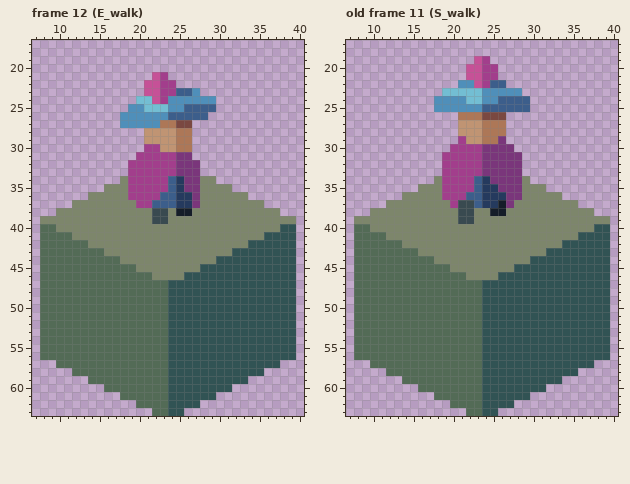
One commit to this pixel-art file: game-off-2025-waves/scenes/player/player_anim.aseprite. Above, as it was before the edit.
48x64 pixels, 18 frames. Shown: frame 12 (E_walk): x 7..40, y 17..63; old frame 11 (S_walk): x 7..40, y 17..63. The commit also changed other frames, which this record leaves out.
Once edited:
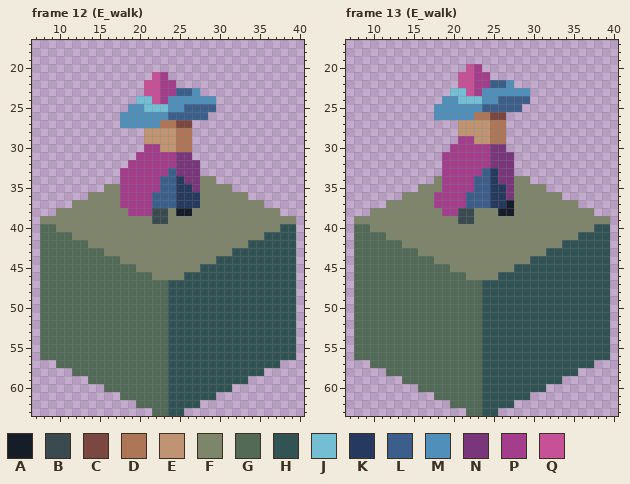
Palette (. is transparent): A #151d28  B #394a50  C #7a4841  D #ad7757  E #c09473  F #7d866b  G #536b56  H #315354  J #73bed3  K #253a5e  L #3c5e8b  M #4f8fba  N #7a367b  P #a23e8c  Q #c65197
A new or re-ordered frame is compared with the old frame closest to it.
Difference:
{"change": "frames 18 -> 23"}
{"where": "frame 12 (E_walk), layer \"body\""}
{"frame":12,"y":33,"x":18,"old":".","new":"P"}
{"frame":12,"y":33,"x":24,"old":"P","new":"L"}
{"frame":12,"y":34,"x":18,"old":"F","new":"P"}
{"frame":12,"y":34,"x":23,"old":"P","new":"L"}
{"frame":12,"y":35,"x":18,"old":"F","new":"P"}
{"frame":12,"y":35,"x":23,"old":"P","new":"L"}
{"frame":12,"y":35,"x":26,"old":"N","new":"K"}
{"frame":12,"y":36,"x":18,"old":"F","new":"P"}
{"frame":12,"y":36,"x":22,"old":"P","new":"L"}
{"frame":12,"y":36,"x":27,"old":"N","new":"K"}
{"frame":12,"y":37,"x":18,"old":"FF","new":"PP"}
{"frame":12,"y":37,"x":27,"old":"N","new":"K"}
{"frame":12,"y":38,"x":19,"old":"FFF","new":"PPP"}
{"where": "frame 13 (E_walk) is new; against old frame 11 (S_walk), layer \"body\""}
{"frame":13,"y":19,"x":23,"old":"QP","new":".."}
{"frame":13,"y":20,"x":23,"old":"QPP","new":"P.."}
{"frame":13,"y":21,"x":21,"old":".","new":"Q"}
{"frame":13,"y":21,"x":23,"old":"Q","new":"P"}
{"frame":13,"y":21,"x":25,"old":"P","new":"."}
{"frame":13,"y":22,"x":21,"old":"MMQ","new":"QQP"}
{"frame":13,"y":22,"x":27,"old":".","new":"M"}
{"frame":13,"y":23,"x":19,"old":"J","new":"."}
{"frame":13,"y":23,"x":22,"old":"JJ","new":"QP"}
{"frame":13,"y":23,"x":29,"old":".","new":"M"}
{"frame":13,"y":24,"x":18,"old":"M","new":"."}
{"frame":13,"y":24,"x":21,"old":"M","new":"J"}
{"frame":13,"y":25,"x":29,"old":"L","new":"."}
{"frame":13,"y":26,"x":18,"old":"...DD","new":"MMMMM"}
{"frame":13,"y":26,"x":24,"old":"C","new":"D"}
{"frame":13,"y":27,"x":24,"old":"D","new":"E"}
{"frame":13,"y":28,"x":24,"old":"D","new":"E"}
{"frame":13,"y":29,"x":22,"old":"E","new":"P"}
{"frame":13,"y":29,"x":24,"old":"D","new":"E"}
{"frame":13,"y":29,"x":26,"old":"N","new":"D"}
{"frame":13,"y":30,"x":24,"old":"N","new":"P"}
{"frame":13,"y":30,"x":27,"old":"N","new":"."}
{"frame":13,"y":31,"x":24,"old":"N","new":"P"}
{"frame":13,"y":31,"x":28,"old":"N","new":"."}
{"frame":13,"y":32,"x":24,"old":"N","new":"P"}
{"frame":13,"y":32,"x":28,"old":"N","new":"."}
{"frame":13,"y":33,"x":24,"old":"NN","new":"LK"}
{"frame":13,"y":33,"x":28,"old":"N","new":"."}
{"frame":13,"y":34,"x":24,"old":"KN","new":"LK"}
{"frame":13,"y":34,"x":28,"old":"N","new":"F"}
{"frame":13,"y":35,"x":24,"old":"K","new":"L"}
{"frame":13,"y":35,"x":26,"old":"N","new":"K"}
{"frame":13,"y":35,"x":28,"old":"N","new":"F"}
{"frame":13,"y":36,"x":18,"old":"F","new":"P"}
{"frame":13,"y":36,"x":24,"old":"K","new":"L"}
{"frame":13,"y":36,"x":28,"old":"N","new":"F"}
{"frame":13,"y":37,"x":18,"old":"FF","new":"PP"}
{"frame":13,"y":37,"x":21,"old":"BB","new":"PL"}
{"frame":13,"y":37,"x":24,"old":"K","new":"L"}
{"frame":13,"y":37,"x":26,"old":"AN","new":"KA"}
{"frame":13,"y":38,"x":19,"old":"FF","new":"PP"}
{"frame":13,"y":38,"x":25,"old":"A","new":"F"}
{"frame":13,"y":38,"x":27,"old":"F","new":"A"}
{"label":"changed","picture_box":[120,168,200,216]}
{"label":"changed","picture_box":[434,56,530,216]}
